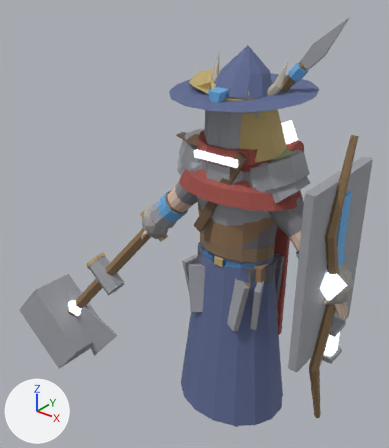
Renders of the glTF model art/creator/humanoid_slim/export/humanoid_slim_feminine.glb from each side of a commit.
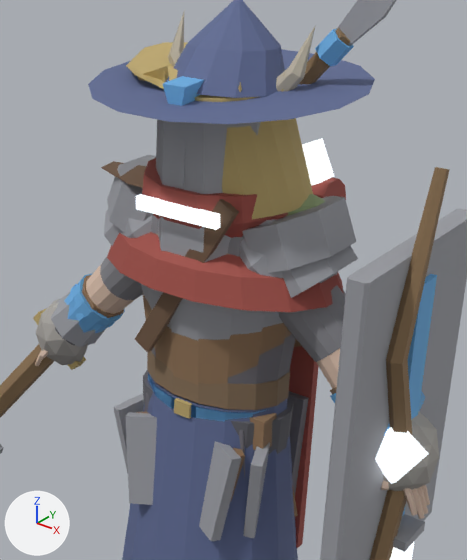
Old and new are each drawn whole from a camera (50 mm lens) standing at (1.37, -2.07, 2.38) and looking at (-0.39, 0.14, 1.01) and again close up on the part from 32% to 95% of the width and 10% to 76% of the height. Arrows for +X, +Y and +Z are at lower left; the lights stay in place. The older version's two pictures come first. Vertices at exactly the same position are counted once.

In view in the first close-up: 'humanoid_slim_feminine.001', 'part.face.scarf', 'part.head.circlet', 'part.head.great_helm', 'part.head.wide_hat', 'part.offhand.bow', 'part.offhand.tower_shield', 'part.shoulders.mantle', 'part.shoulders.slabs', 'part.torso.jerkin', 'part.torso.robe', 'part.waist.tassets' and 23 more.
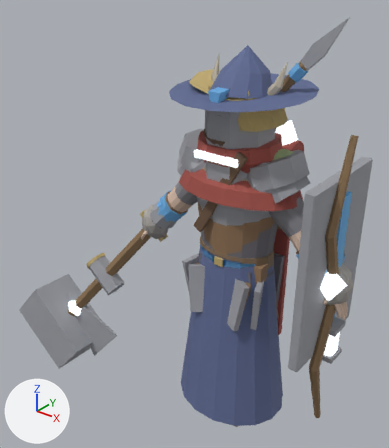
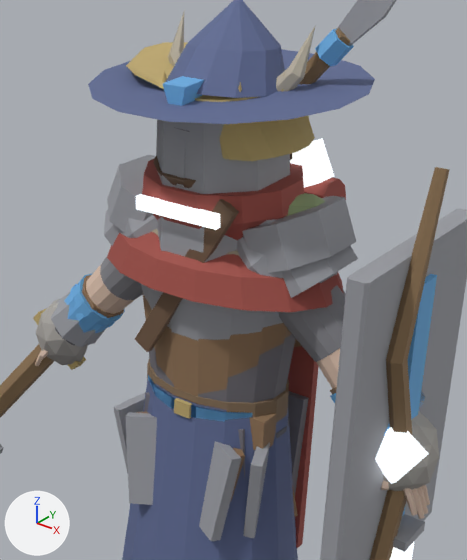
The change, as a diff of the scene's bpy script:
```diff
--- a/art/creator/humanoid_slim/export/humanoid_slim_feminine.glb.py
+++ b/art/creator/humanoid_slim/export/humanoid_slim_feminine.glb.py
@@ me_humanoid_slim_feminine @@
 # used by ob_humanoid_slim_feminine_001; location = (0.0, 0.0, 0.0)
-me_humanoid_slim_feminine.from_pydata(...)  # 3634 vertices, 7060 faces; spans x -0.64..0.64, y -0.16..0.16, z 0.0..1.85
+me_humanoid_slim_feminine.from_pydata(...)  # 3988 vertices, 7760 faces; spans x -0.64..0.64, y -0.16..0.15, z 0.0..1.85
+# me_humanoid_slim_feminine part 1: 822 vertices moved from x -0.23..0.23, y -0.15..0.15, z 0.56..1.76 to x -0.23..0.23, y -0.15..0.15, z 0.55..1.67; 176 vertices removed from x -0.23..0.23, y -0.15..0.15, z 1.02..1.61; 530 vertices added at x -0.22..0.22, y -0.15..0.15, z 0.85..1.48
+# other edits to the shape of me_humanoid_slim_feminine do not show in these pictures
 me_humanoid_slim_feminine.materials.append(mat_skin)
@@ me_part_face_goggles @@
 # used by ob_part_face_goggles; location = (0.0, 0.0, 0.0)
-me_part_face_goggles.from_pydata(...)  # 48 vertices, 84 faces; spans x -0.188..0.176, y -0.158..0.245, z 1.537..1.705
+me_part_face_goggles.from_pydata(...)  # 48 vertices, 84 faces; spans x -0.142..0.158, y -0.193..0.233, z 1.504..1.705
+# me_part_face_goggles part 2: a new loose piece of 32 vertices spanning x -0.142..0.158, y -0.193..0.233, z 1.504..1.68, in mat_cloth
+# other edits to the shape of me_part_face_goggles do not show in these pictures
 me_part_face_goggles.materials.append(mat_cloth)
@@ me_part_head_circlet @@
 # used by ob_part_head_circlet; location = (0.0, 0.0, 0.0)
-me_part_head_circlet.from_pydata(...)  # 40 vertices, 72 faces; spans x -0.279..0.224, y -0.172..0.299, z 1.577..1.899
+me_part_head_circlet.from_pydata(...)  # 40 vertices, 72 faces; spans x -0.254..0.222, y -0.173..0.227, z 1.718..1.866
+# me_part_head_circlet part 3: 32 of 40 vertices moved; they spanned x -0.279..0.224, y -0.172..0.299, z 1.577..1.899 and now span x -0.254..0.222, y -0.173..0.227, z 1.718..1.866; mean shift (-0.002, -0.007, 0.073); largest move (-0.085, 0.299, 1.79) -> (-0.177, 0.2, 1.855)
 me_part_head_circlet.materials.append(mat_metal)
```

Boxes [x1, y1, x2, y2] around the edits, measured in the close-ups (467 x 560 px; the box of a moved part takes in the faces that stretch with it):
'humanoid_slim_feminine.001', reshaped (mostly hidden): before [35, 214, 430, 519]; after [35, 255, 430, 519]
'part.head.circlet', reshaped: before [137, 66, 313, 219]; after [195, 95, 315, 161]
'part.face.goggles', reshaped (not visible before): after [153, 155, 196, 188]
part 1 of me_humanoid_slim_feminine, moved or reshaped (mostly hidden): before [151, 214, 293, 455]; after [147, 362, 289, 433]
